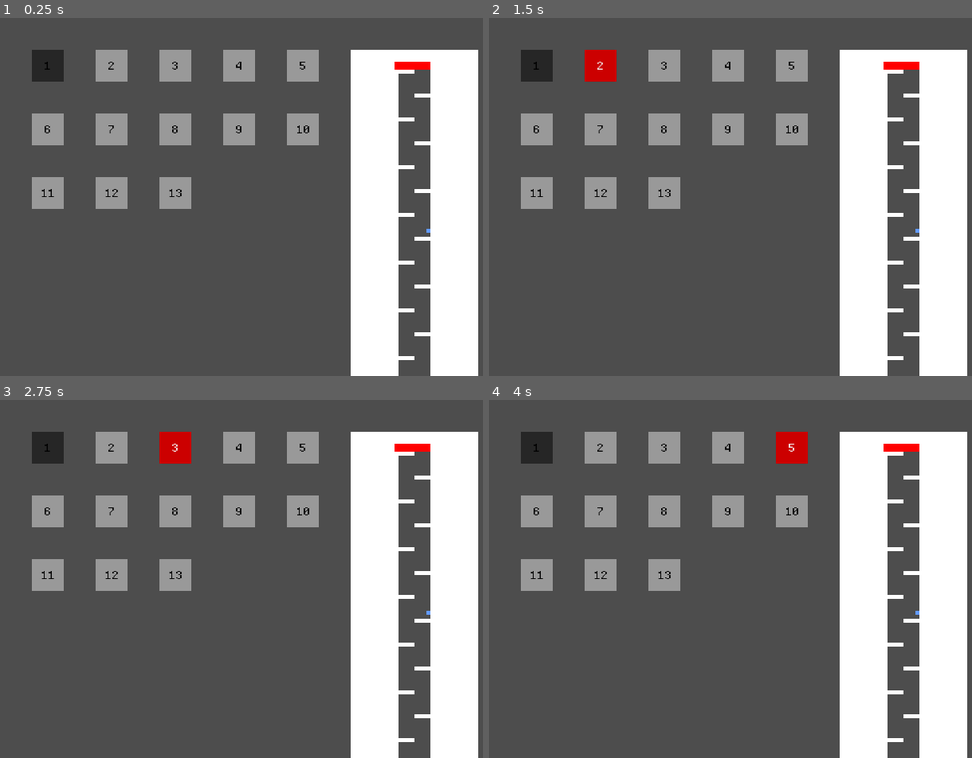
Above: before the commit, frames 1-4 (two rows, left to right).
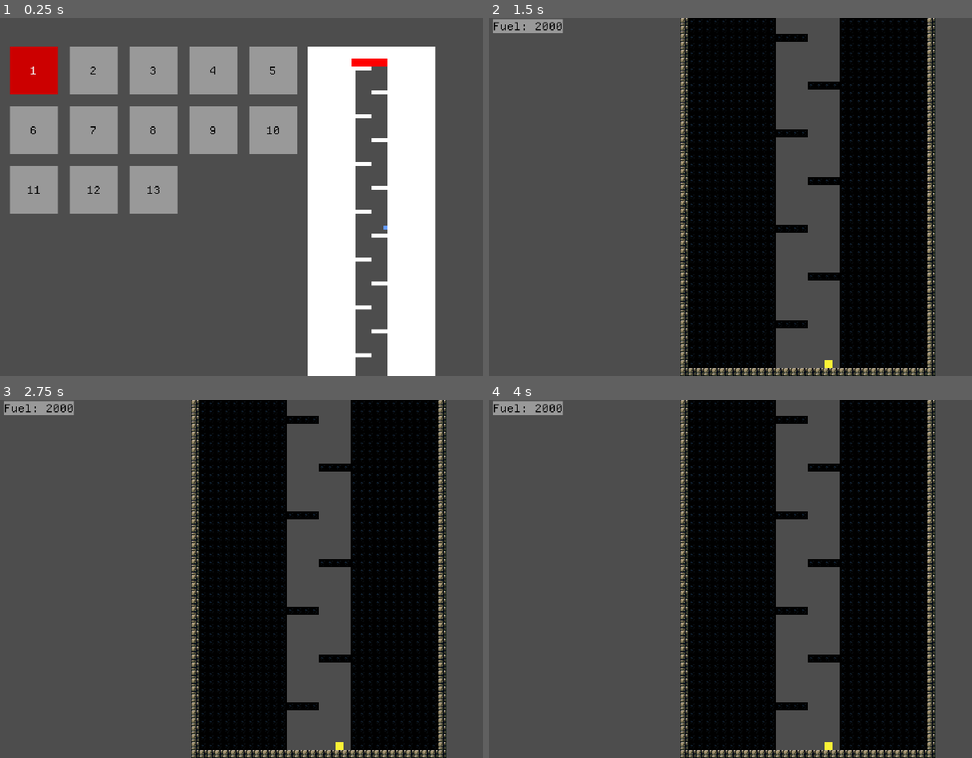
Above: after the commit, the same moments.

Repository: OSGH-web/balloon-movement-demo
Game: Godot game, scene res://scenes/level_select.tscn
Two runs of this game, one before a commit and one after it. Both use one fixed random seed, a clock stepped at 60 frames per second and the inputs below.
Inputs (mouse positions are in pixels of both pictures, inside the frame that each line leads up to):
- Up to frame 1 (0.25 s): no input
- Up to frame 2 (1.5 s): click "1" at 0.5 s; click (600, 64) at 1.25 s, where only the run before the commit has a clickable "2"
- Up to frame 3 (2.75 s): click (173, 446) at 2 s, where only the run before the commit has a clickable "3"
- Up to frame 4 (4 s): click (730, 446) at 2.75 s, where only the run before the commit has a clickable "4"; click (793, 446) at 3.5 s, where only the run before the commit has a clickable "5"

The runs differ from the first frame. In frame 1, 43% of the frame differs, in the area x 1-100%, y 8-100%; in frame 2, 53%, in the area x 0-100%, y 0-100%; in frame 3, 53%; in frame 4, 53%.

Commit message:
refactor level select screen using GridContainer and Buttons

Diff:
--- a/scenes/UI/level_button.tscn
+++ b/scenes/UI/level_button.tscn
@@ -5,9 +5,9 @@
 [ext_resource type="StyleBox" uid="uid://cn1chxlsybisf" path="res://assets/styles/button_focus.tres" id="5_7l7mv"]
 
 [node name="LevelButton" type="Button"]
-offset_right = 8.0
-offset_bottom = 8.0
+custom_minimum_size = Vector2(48, 48)
 theme = ExtResource("2_fe81u")
 theme_override_colors/font_color = Color(0, 0, 0, 1)
 theme_override_styles/focus = ExtResource("5_7l7mv")
+theme_override_styles/hover = ExtResource("3_7rldp")
 theme_override_styles/normal = ExtResource("3_7rldp")
--- a/scenes/level_select.tscn
+++ b/scenes/level_select.tscn
@@ -1,35 +1,27 @@
-[gd_scene load_steps=5 format=3 uid="uid://bprt5jmuwcihx"]
+[gd_scene load_steps=3 format=3 uid="uid://bprt5jmuwcihx"]
 
 [ext_resource type="Script" uid="uid://dmoxrpi5e2hec" path="res://scripts/level_select.gd" id="1_t5gxd"]
 [ext_resource type="PackedScene" uid="uid://dtnepwc7kcwx1" path="res://scenes/UI/level_preview.tscn" id="2_4ek2u"]
 
-[sub_resource type="Gradient" id="Gradient_3shnc"]
-offsets = PackedFloat32Array(0.0157658, 0.986486)
-colors = PackedColorArray(0, 0, 0, 0.752941, 0, 0, 0, 0.752941)
-
-[sub_resource type="GradientTexture2D" id="GradientTexture2D_p0wlc"]
-gradient = SubResource("Gradient_3shnc")
-width = 32
-height = 32
-
 [node name="LevelSelect" type="Control"]
-custom_minimum_size = Vector2(24, 24)
 layout_mode = 3
 anchors_preset = 0
-offset_right = 24.0
-offset_bottom = 24.0
 scale = Vector2(3, 3)
 script = ExtResource("1_t5gxd")
 
-[node name="PlayerMarker" type="Sprite2D" parent="."]
-z_index = 1
-texture = SubResource("GradientTexture2D_p0wlc")
-centered = false
-
-[node name="ButtonGrid" type="Node2D" parent="."]
+[node name="ButtonGrid" type="GridContainer" parent="."]
+unique_name_in_owner = true
+layout_mode = 2
+offset_left = 10.0
+offset_top = 29.0
+offset_right = 10.0
+offset_bottom = 29.0
+theme_override_constants/h_separation = 12
+theme_override_constants/v_separation = 12
+columns = 5
 
 [node name="LevelPreview" parent="." instance=ExtResource("2_4ek2u")]
-offset_left = 352.0
-offset_top = 32.0
-offset_right = 352.0
-offset_bottom = 32.0
+offset_left = 309.0
+offset_top = 29.0
+offset_right = 309.0
+offset_bottom = 29.0
--- a/scripts/level_select.gd
+++ b/scripts/level_select.gd
@@ -1,38 +1,28 @@
 extends Control
 class_name LevelSelect
-
-@export var grid_columns := 5
-@export var button_size := Vector2(32, 32)
-@export var button_spacing := Vector2(32, 32)
 
 var current_index := 0
 var level_files := []
 
-@onready var player_marker := $PlayerMarker
-@onready var button_container := $ButtonGrid
-
+@onready var button_container: GridContainer = %ButtonGrid
 @onready var standard_font_theme := load("res://assets/themes/standard_font_theme.theme")
 
 func _ready():
-	button_container.position = button_spacing;
-	player_marker.offset = button_spacing
 	load_levels()
 	create_level_grid()
-	update_marker_position()
+	button_container.get_children()[0].grab_focus()
 
 func load_levels():
 	var dir = DirAccess.open("res://levels/")
 	if dir:
+		level_files.clear()
 		dir.list_dir_begin()
 		var file_name = dir.get_next()
 		while file_name != "":
 			if file_name.begins_with("level") && file_name.ends_with(".tscn"):
 				level_files.append(file_name)
-				file_name = dir.get_next()
-
-				# Alphabetical sorting
-				level_files.sort()
-
+			file_name = dir.get_next()
+		level_files.sort()
 
 func create_level_grid():
 	for child in button_container.get_children():
@@ -43,41 +33,14 @@
 	for i in level_files.size():
 		var button = button_scene.instantiate() as Button
 		button.text = str(i + 1)
-		button.size = button_size
-		# Position calculation
-		var col = i % grid_columns
-		var row = i / grid_columns
-		button.position = Vector2(
-			col * (button_size.x + button_spacing.x),
-			row * (button_size.y + button_spacing.y)
-		)
+		button_container.add_child(button)
+		button.pressed.connect(_on_level_selected.bind(i))
+		button.focus_entered.connect(_generate_preview.bind(i))
+		button.mouse_entered.connect(_generate_preview.bind(i))
 
-		button_container.add_child(button)
-
-func update_marker_position():
-	var current_button = button_container.get_child(current_index)
-	player_marker.position = current_button.position
-
-	var file_path = "res://levels/%s" % level_files[current_index]
+func _generate_preview(level_index):
+	var file_path = "res://levels/%s" % level_files[level_index]
 	$LevelPreview.generate_preview(file_path)
-
-func _input(event):
-	if event.is_action_pressed("ui_left"):
-		try_move(-1, 0)
-	elif event.is_action_pressed("ui_right"):
-		try_move(1, 0)
-	elif event.is_action_pressed("ui_up"):
-		try_move(0, -1)
-	elif event.is_action_pressed("ui_down"):
-		try_move(0, 1)
-	elif event.is_action_pressed("ui_a"):
-		_on_level_selected(current_index)
-
-func try_move(x: int, y: int):
-	var new_index = current_index + x + (y * grid_columns)
-	if new_index >= 0 && new_index < level_files.size():
-		current_index = new_index
-		update_marker_position()
 
 func _on_level_selected(level_index: int):
 	var file_path = "res://levels/%s" % level_files[level_index]
